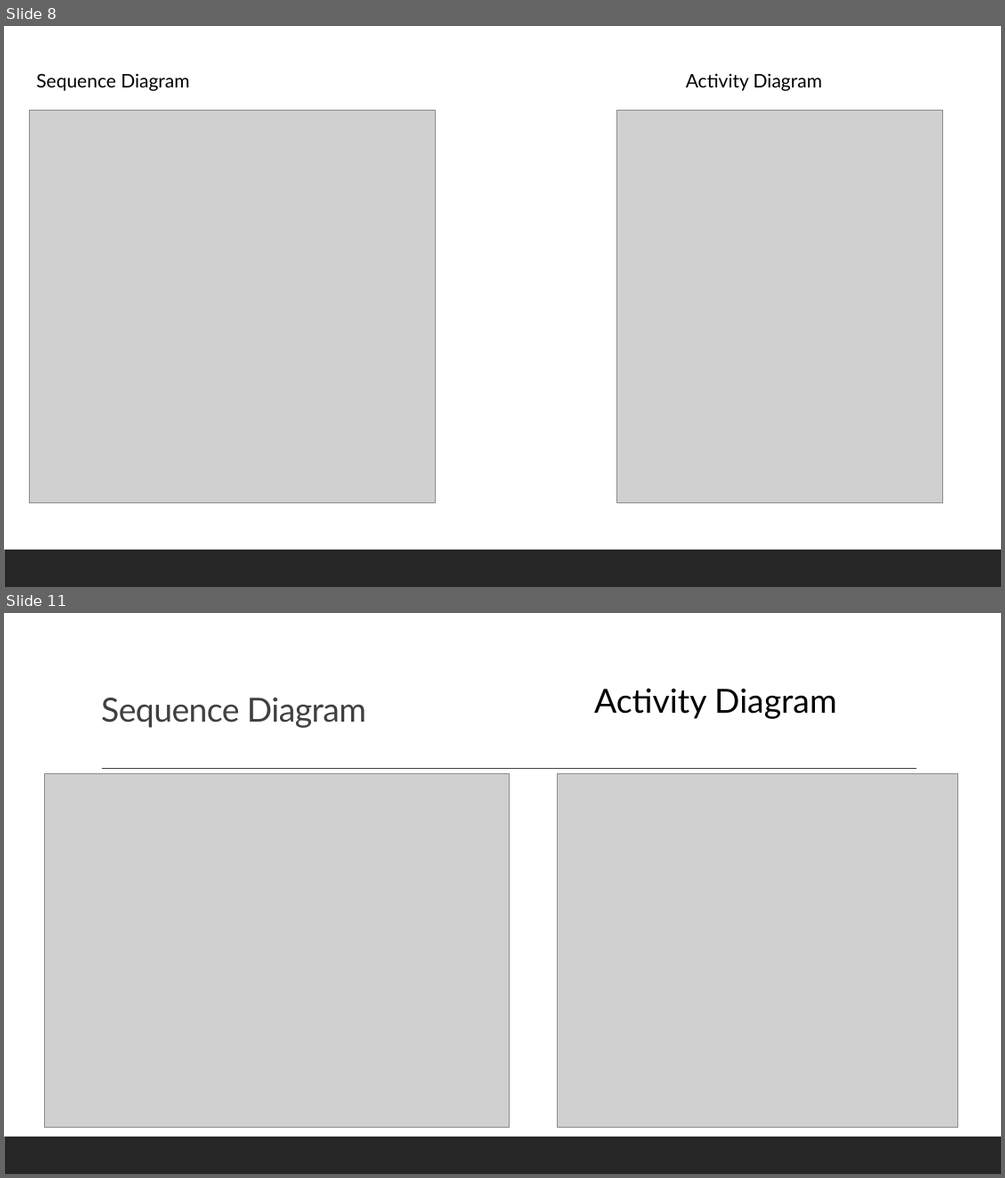
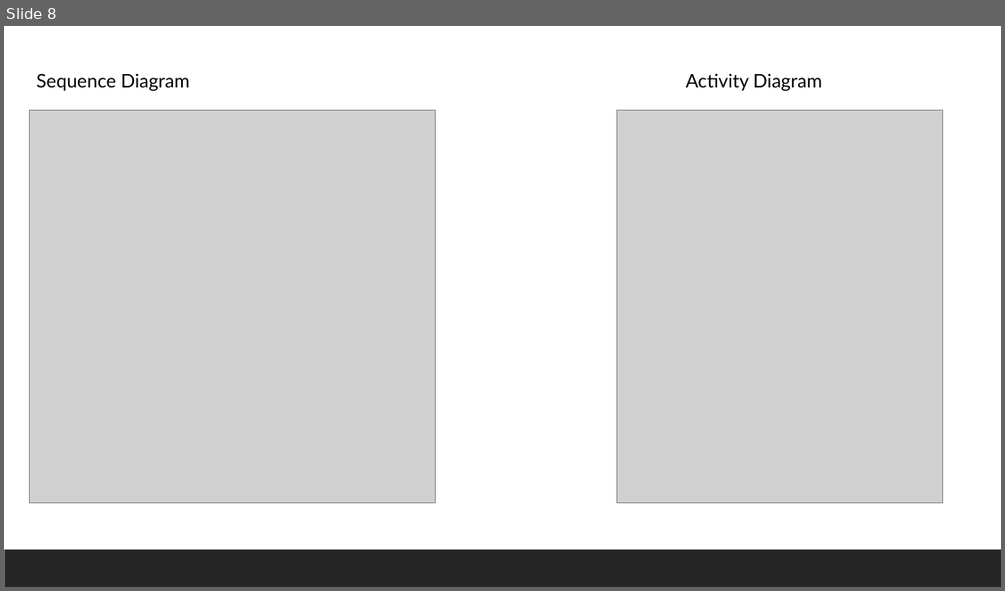
Before and after one commit to zzmaoyuqing/SWA_project, a slide deck: PPT.pptx. Shown one above the other, each under a label of ours: slides 8 and 11 before the commit, slide 8 after it; the slides between them are not shown. The pictures are 1005x1178 and 1005x591 pixels, drawn with LibreOffice and Linux fonts; fonts in the diff are those of the drawing; grey boxes stand for pictures. Boxes give left, top, right and bottom in pixels: in the first picture for what was removed or moved away, otherwise in the second. Text is boxed around its words. In the diff, an @@ line names an element or a change of style, - is before the commit and + after.

```diff
--- a/PPT.pptx
+++ b/PPT.pptx
@@ slide 11 removed at (4, 613, 1001, 1174), background #FFFFFF; not listed: 1 template element that a slide beside it also shows @@
@@ text removed at (594, 688, 837, 719) @@
-Activity Diagram
@@ title removed at (101, 698, 366, 728) @@
-Sequence Diagram
@@ line removed from (102, 769) to (917, 769) @@
@@ picture removed at (44, 774, 509, 1127) @@
@@ picture removed at (558, 774, 958, 1127) @@
```
Also in this commit, not shown: 5 slides changed, 2 other slides removed.
